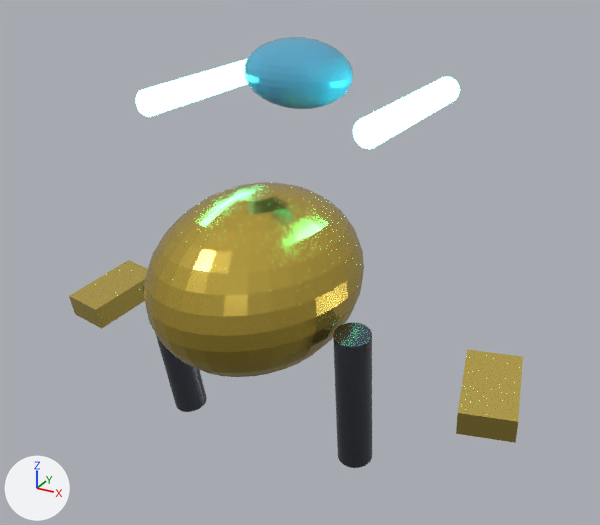
Two versions of the glTF model apps/web-client/dist/assets/models/units/CO_KamakiriWalker_LOD1.glb, one commit apart.
Before and after are seen from a camera (50 mm lens) standing at (4.43, -7.09, 6.02) and looking at (0.23, 0.54, 2.21). The axes (+X, +Y, +Z) are drawn at lower left. The lights are the same throughout. The first picture is the older version. Objects named as collision shapes, trigger or cutter boxes, shadow casters or lower levels of detail are left out. Where no turn or scale is listed for an object, it has been applied to the vertices. Vertices at exactly the same position are counted once.
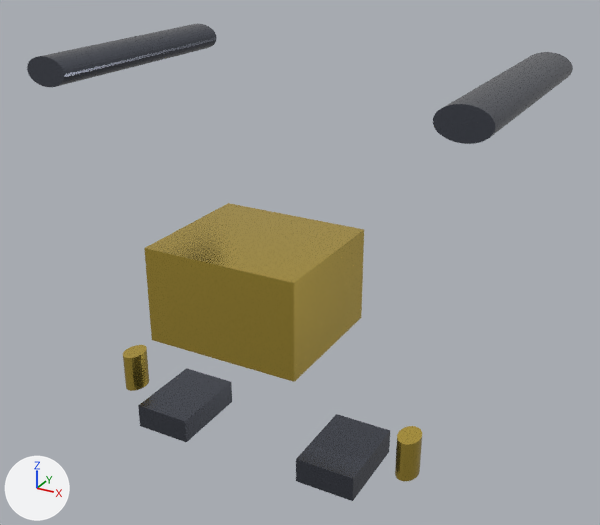
Where the newer file only moved an object's origin or applied its transform, the numbers keep the older frame.

Edits to the bpy script that builds the scene:
```text
Change me_cylinder:
    used by ob_cylinder; parent = ob_vehicleroot; location = (-1.2, 0.0, 1.0); rotation_euler = (0.2, 0.0, -0.24), in degrees (11, 0, -14)
    remove me_cylinder.from_pydata(...)  # 64 vertices, 124 faces; spans x -0.2..0.2, y -0.2..0.2, z -0.9..0.9
    remove me_cylinder.materials.append(mat_mat_darksteel)  # grey #61656f
    add me_cylinder.from_pydata(...)  # 64 vertices, 124 faces; spans x -0.78..-0.52, y -0.48..-0.03, z -0.73..-0.19
    me_cylinder part 2: the whole mesh is multiplied about its middle by the matrix ((0.612, -0.214, 0.0), (0.147, 0.857, 0.053), (-0.03, -0.174, 0.261)), then moved by (-0.65, -0.26, -0.46)
    add me_cylinder.materials.append(mat_mat_coalitiongold)  # yellow #e7c859
Change me_cylinder_001:
    used by ob_cylinder_001; parent = ob_vehicleroot; location = (1.2, 0.0, 1.0); rotation_euler = (0.2, 0.0, 0.24), in degrees (11, 0, 14)
    remove me_cylinder_001.from_pydata(...)  # 64 vertices, 124 faces; spans x -0.2..0.2, y -0.2..0.2, z -0.9..0.9
    remove me_cylinder_001.materials.append(mat_mat_darksteel)  # grey #61656f
    add me_cylinder_001.from_pydata(...)  # 64 vertices, 124 faces; spans x 0.52..0.78, y -0.48..-0.03, z -0.73..-0.19
    me_cylinder_001 part 3: the whole mesh is multiplied about its middle by the matrix ((0.612, 0.214, 0.0), (-0.147, 0.857, 0.053), (0.03, -0.174, 0.261)), then moved by (0.65, -0.26, -0.46)
    add me_cylinder_001.materials.append(mat_mat_coalitiongold)  # yellow #e7c859
Change me_cube_001:
    where me_cube_001.from_pydata(...)  # 8 vertices, 12 faces; spans x -0.5..0.5, y -0.5..0.5, z -0.5..0.5
    remove me_cube_001.materials.append(mat_mat_goldtrim)  # yellow #edd36c
    add me_cube_001.materials.append(mat_mat_darksteel)  # grey #61656f
Change me_cylinder_002:
    remove me_cylinder_002.from_pydata(...)  # 64 vertices, 124 faces; spans x -0.15..0.15, y -1.1..1.1, z -0.15..0.15
    remove me_cylinder_002.materials.append(mat_mat_coalitionteal)  # cyan #3fede1, glowing cyan #5bfff3
    add me_cylinder_002.from_pydata(...)  # 64 vertices, 124 faces; spans x -1.31..-0.77, y -1.48..1.4, z 0.14..0.47
    me_cylinder_002 part 4: the whole mesh is scaled about its middle by (1.8, 1.31, 1.1), then moved by (-1.04, -0.04, 0.3)
    add me_cylinder_002.materials.append(mat_mat_darksteel)  # grey #61656f
Change me_cylinder_003:
    remove me_cylinder_003.from_pydata(...)  # 64 vertices, 124 faces; spans x -0.15..0.15, y -1.1..1.1, z -0.15..0.15
    remove me_cylinder_003.materials.append(mat_mat_coalitionteal)  # cyan #3fede1, glowing cyan #5bfff3
    add me_cylinder_003.from_pydata(...)  # 64 vertices, 124 faces; spans x 0.77..1.31, y -1.48..1.4, z 0.14..0.47
    me_cylinder_003 part 5: the whole mesh is scaled about its middle by (1.8, 1.31, 1.1), then moved by (1.04, -0.04, 0.3)
    add me_cylinder_003.materials.append(mat_mat_darksteel)  # grey #61656f
Add me_cube_002:
    me_cube_002 = me_cube_001.copy(); me_cube_002.name = 'Cube.002'  # the mesh of ob_cube_001
Change ob_cube:
    ob_cube: bpy.data.objects.new('Cube', me_cube) -> bpy.data.objects.new('Cube', me_cube_001)
    ob_cube.parent: ob_cylinder -> ob_vehicleroot
    ob_cube.location: (-1.44, 0.2, 0.15) -> (-1.1, 0.0, 0.2)
    ob_cube.scale: (0.6, 1.0, 0.3) -> (0.7, 1.0, 0.3)
Change ob_cube_001:
    ob_cube_001: bpy.data.objects.new('Cube.001', me_cube_001) -> bpy.data.objects.new('Cube.001', me_cube_002)
    ob_cube_001.parent: ob_cylinder_001 -> ob_vehicleroot
    ob_cube_001.location: (1.44, 0.2, 0.15) -> (1.1, 0.0, 0.2)
    ob_cube_001.scale: (0.6, 1.0, 0.3) -> (0.7, 1.0, 0.3)
Remove ob_sphere:
    ob_sphere = bpy.data.objects.new('Sphere', me_sphere)
Remove ob_sphere_001:
    ob_sphere_001 = bpy.data.objects.new('Sphere.001', me_sphere_001)
Add ob_cube_002:
    ob_cube_002 = bpy.data.objects.new('Cube.002', me_cube_003)  # a box spanning x -0.9..0.9, y -0.8..0.8, z -0.55..0.55; in mat_mat_coalitiongold (yellow #e7c859)
    ob_cube_002.location = (0.0, 0.0, 2.1)
```

Pixel boxes [x1, y1, x2, y2] of what changed, in the pictures (600 x 525 px; the box of a moved part takes in the faces that stretch with it):
'Sphere', deleted (yellow)
    before: [144, 182, 364, 377]
'Cube.002', added (yellow)
    after: [144, 203, 364, 382]
'Cube.001', recoloured, reshaped, moved, rescaled (40% wider, 7% shorter)
    before: [456, 349, 523, 443]
    after: [296, 414, 390, 501]
'Cylinder.003', recoloured, moved, rescaled (31% wider, 27% taller)
    before: [353, 77, 460, 149]
    after: [433, 52, 573, 144]
'Cylinder.002', recoloured, moved, rescaled
    before: [135, 59, 248, 117]
    after: [27, 24, 217, 87]
'Cube', recoloured, reshaped, moved, rescaled
    before: [69, 260, 148, 329]
    after: [138, 368, 232, 442]
'Cylinder.001', recoloured, reshaped (30% narrower, 62% shorter)
    before: [333, 322, 372, 468]
    after: [395, 426, 422, 481]
'Sphere.001', deleted (cyan)
    before: [244, 37, 353, 109]
'Cylinder', recoloured, reshaped
    before: [143, 285, 207, 412]
    after: [123, 345, 149, 391]
part 1 of me_cube, moved or reshaped (not visible afterwards)
    before: [69, 260, 148, 329]
